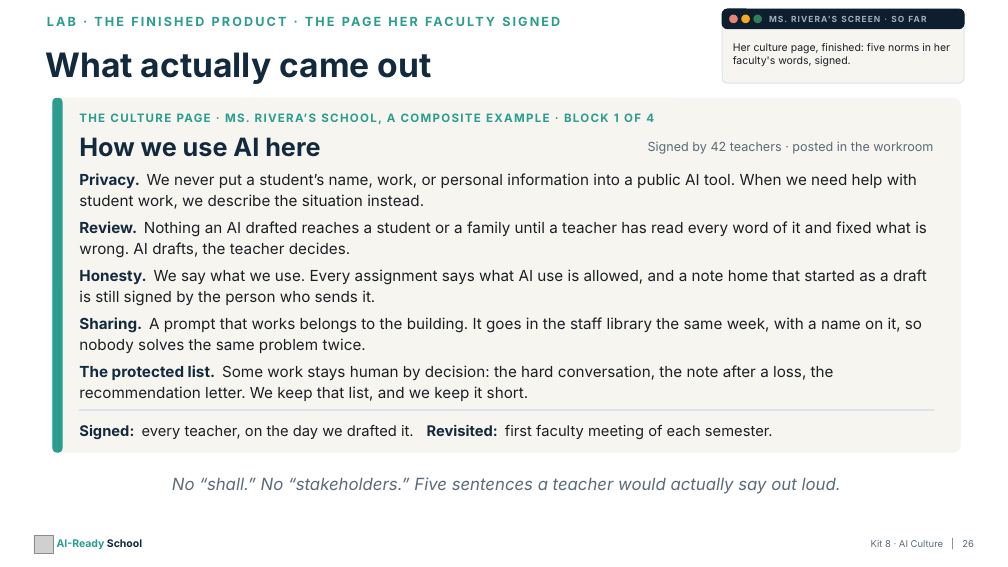
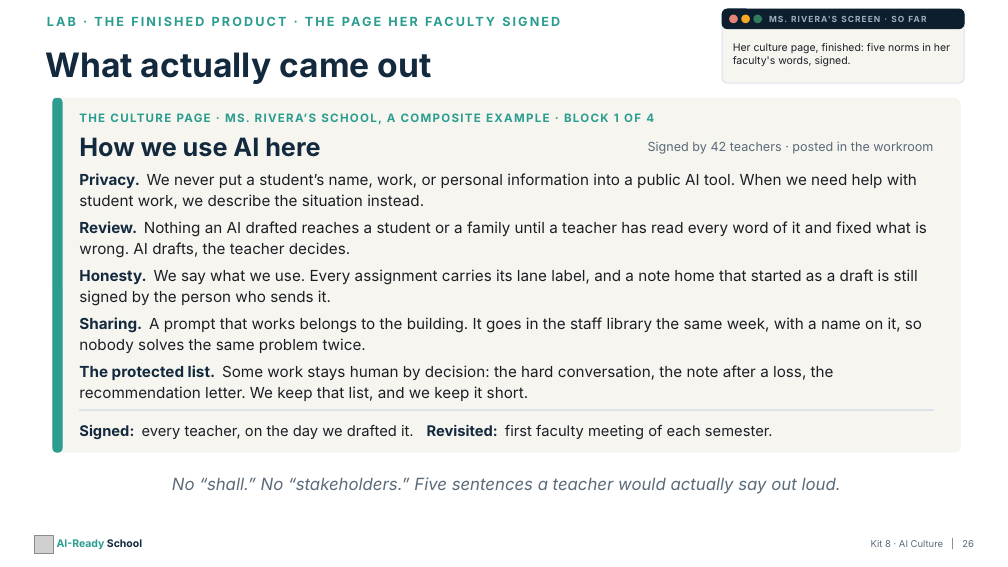
Before and after one commit to aspinozzi1/Ai-School-Ready, a slide deck: slide 26 of kits/kit08/Kit08_PresentationDeck.pptx. Drawn at 1008x567 pixels with LibreOffice and Linux fonts; fonts in the diff are those of the drawing; grey boxes stand for pictures. Boxes give left, top, right and bottom in pixels: in the first picture for what was removed or moved away, otherwise in the second. Text is boxed around its words. In the diff, an @@ line names an element or a change of style, - is before the commit and + after.

```diff
--- a/kits/kit08/Kit08_PresentationDeck.pptx
+++ b/kits/kit08/Kit08_PresentationDeck.pptx
@@ text at [79, 269, 918, 305]: text changed @@
-Honesty. We say what we use. Every assignment says what AI use is allowed, and a note home that started as a draft is still signed by the person who sends it.
+Honesty. We say what we use. Every assignment carries its lane label, and a note home that started as a draft is still signed by the person who sends it.
```
Also in this commit, not shown: 4 other slides changed, 27 other files.
